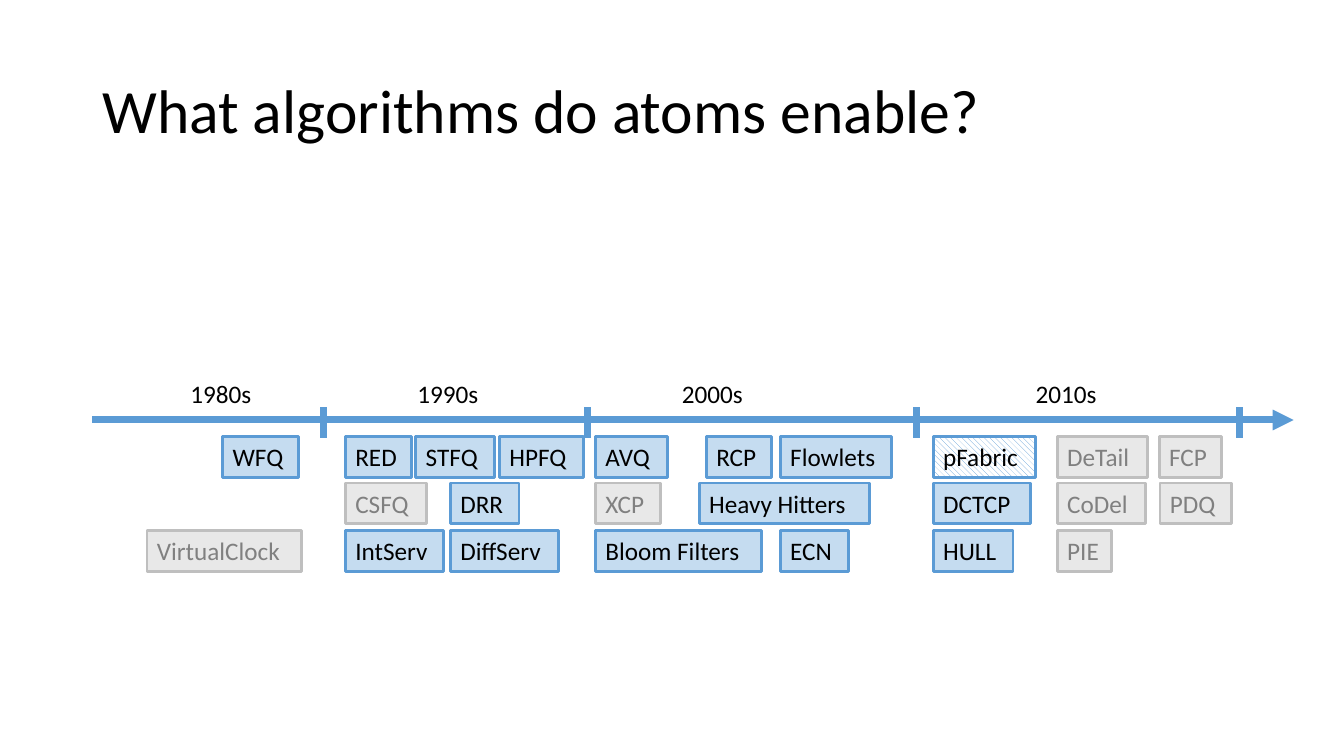
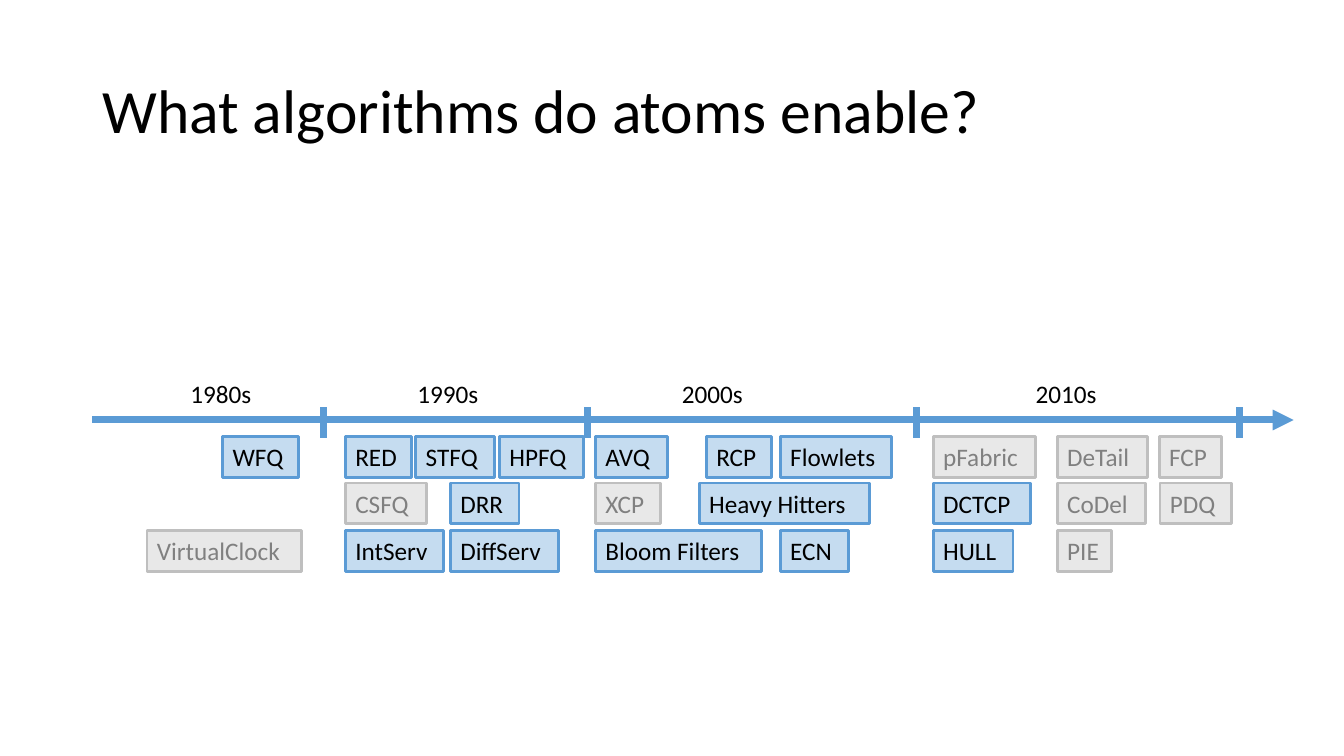
Before and after one commit to anirudhSK/pifo-domino-marple-ppts, a slide deck: slide 46 of combined_domino_pifo.pptx. Drawn at 1344x756 pixels with LibreOffice and Linux fonts; fonts in the diff are those of the drawing. Boxes give left, top, right and bottom in pixels: in the first picture for what was removed or moved away, otherwise in the second. Text is boxed around its words. In the diff, an @@ line names an element or a change of style, - is before the commit and + after.

```diff
--- a/combined_domino_pifo.pptx
+++ b/combined_domino_pifo.pptx
@@ rectangle "pFabric" at <box>934,437,1036,477</box>: text colour #000000 to #808080; fill pattern #5B9BD5 on #FFFFFF to #BFBFBF at 35% opacity; outline #5B9BD5 2 pt to #BFBFBF 2 pt @@
```
Also in this commit, not shown: 5 other slides changed, 1 slide added, 1 slide removed.
